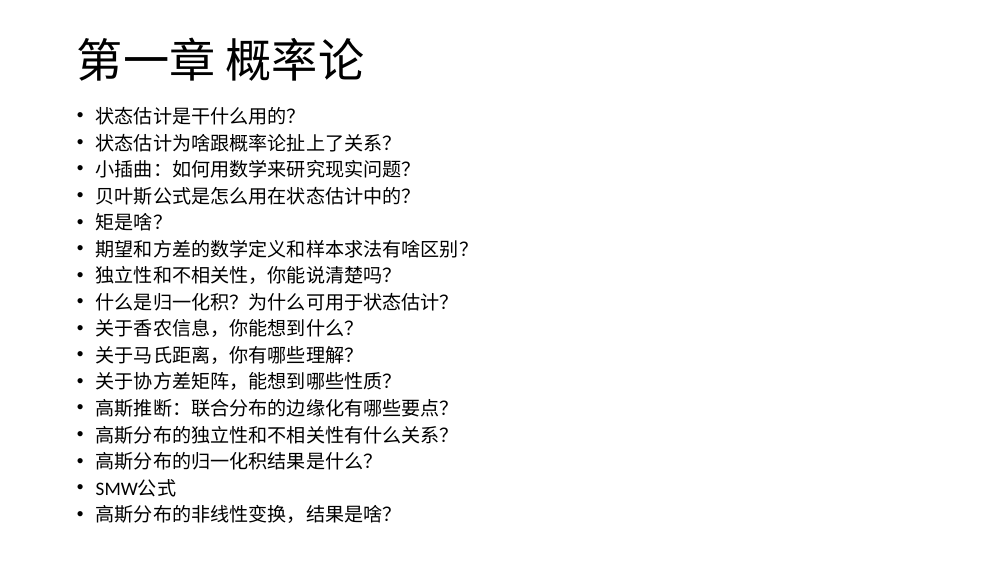
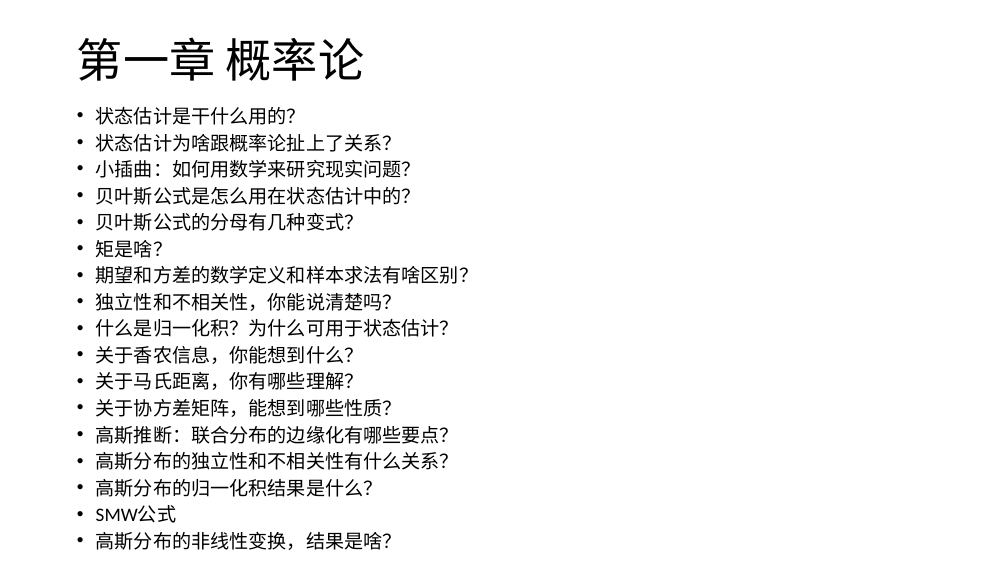
Before and after one commit to CR7dongfeng/State-Estimation, a slide deck: slide 2 of 问题检索清单.pptx. Drawn at 1008x567 pixels with LibreOffice and Linux fonts; fonts in the diff are those of the drawing. Boxes give left, top, right and bottom in pixels: in the first picture for what was removed or moved away, otherwise in the second. Text is boxed around its words. In the diff, an @@ line names an element or a change of style, - is before the commit and + after.

```diff
--- a/问题检索清单.pptx
+++ b/问题检索清单.pptx
@@ text at <box>96,213,364,231</box>: paragraph added @@
+• 贝叶斯公式的分母有几种变式？
```
Also in this commit, not shown: 4 other slides changed, 6 slides added.
